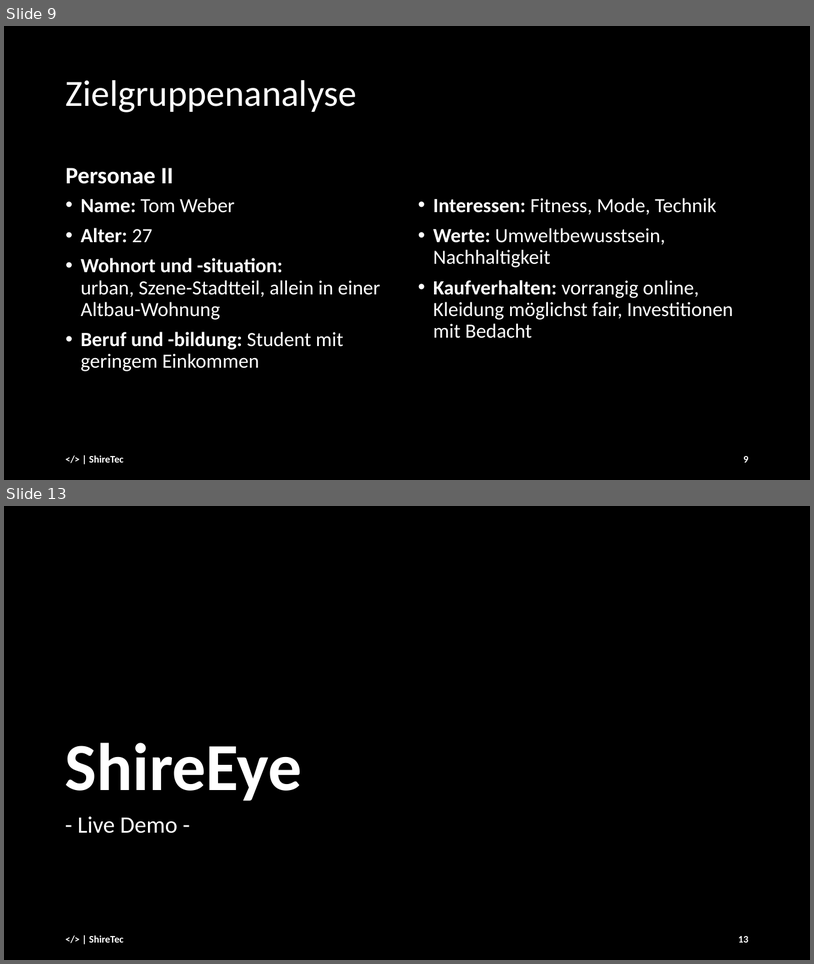
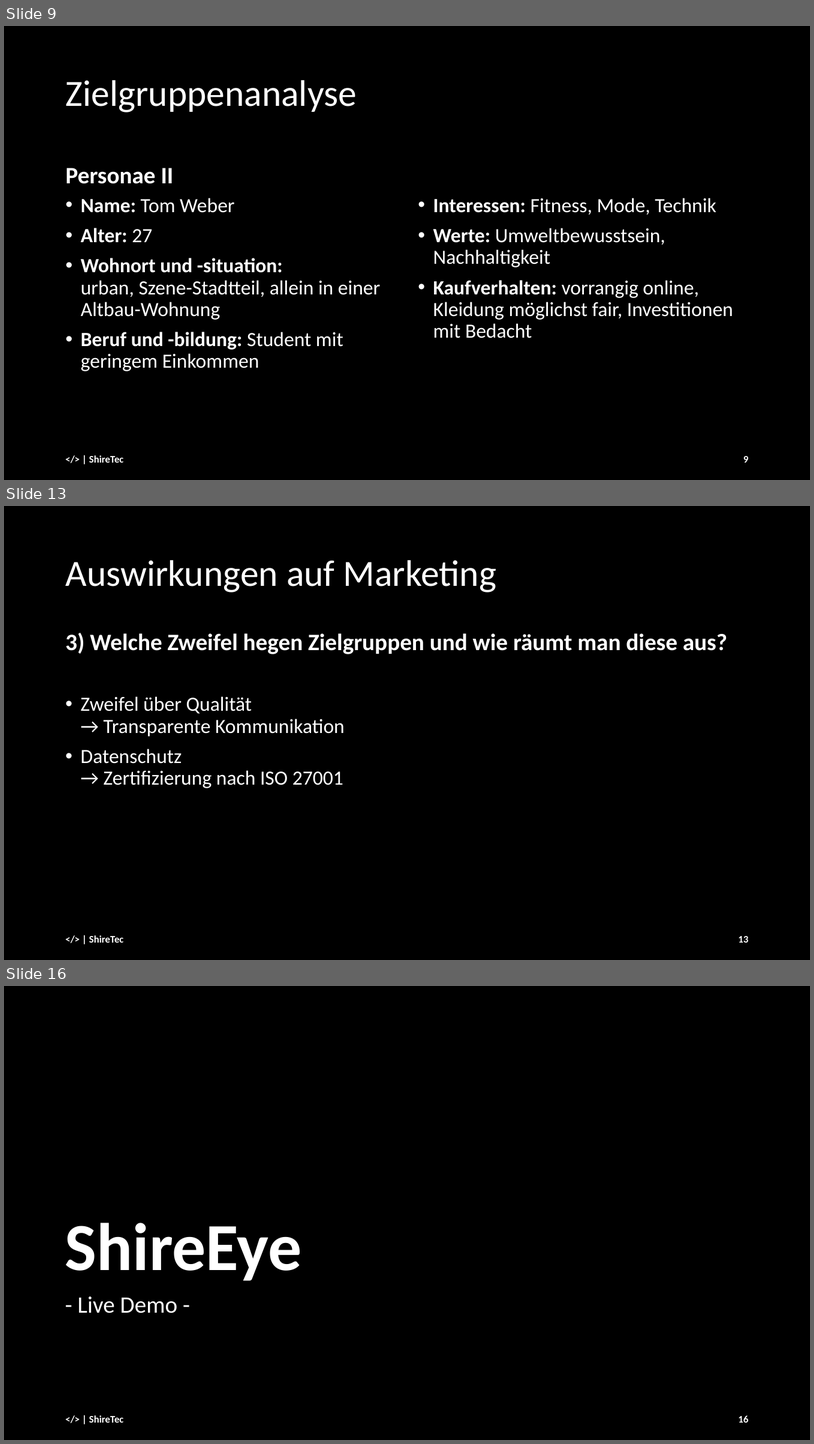
Before and after one commit to andre-anan-gilbert/Real-time-Facial-Age-and-Emotion-Recognition, a slide deck: docs/slides/Final_Presentation_25_01.pptx. Shown one above the other, each under a label of ours: slides 9 and 13 before the commit, slides 9, 13 and 16 after it; the slides between them are not shown. The pictures are 814x964 and 814x1444 pixels, drawn with LibreOffice and Linux fonts; fonts in the diff are those of the drawing. Boxes give left, top, right and bottom in pixels: in the first picture for what was removed or moved away, otherwise in the second. Text is boxed around its words. In the diff, an @@ line names an element or a change of style, - is before the commit and + after.

Commit message:
marketingfiles updated

```diff
--- a/docs/slides/Final_Presentation_25_01.pptx
+++ b/docs/slides/Final_Presentation_25_01.pptx
@@ slide 13 added at bbox=[4, 506, 810, 960], background #000000 @@
@@ title added at bbox=[65, 560, 497, 592], 44 pt, text #FFFFFF @@
+Auswirkungen auf Marketing
@@ text added at bbox=[65, 633, 728, 788], 24 pt, text #FFFFFF @@
+3) Welche Zweifel hegen Zielgruppen und wie räumt man diese aus?
+• Zweifel über Qualität
+  → Transparente Kommunikation
+• Datenschutz
+  → Zertifizierung nach ISO 27001
@@ text added at bbox=[89, 935, 124, 942], 12 pt, text #FFFFFF, bold @@
+</> | ShireTec
@@ page number added at bbox=[738, 936, 749, 942], 12 pt, text #FFFFFF, bold @@
+13
@@ what was slide 13 is now slide 16 @@
@@ page number at bbox=[738, 1415, 749, 1422]: text changed @@
-13
+16
```
Also in this commit, not shown: 7 slides changed, 2 other slides added.
